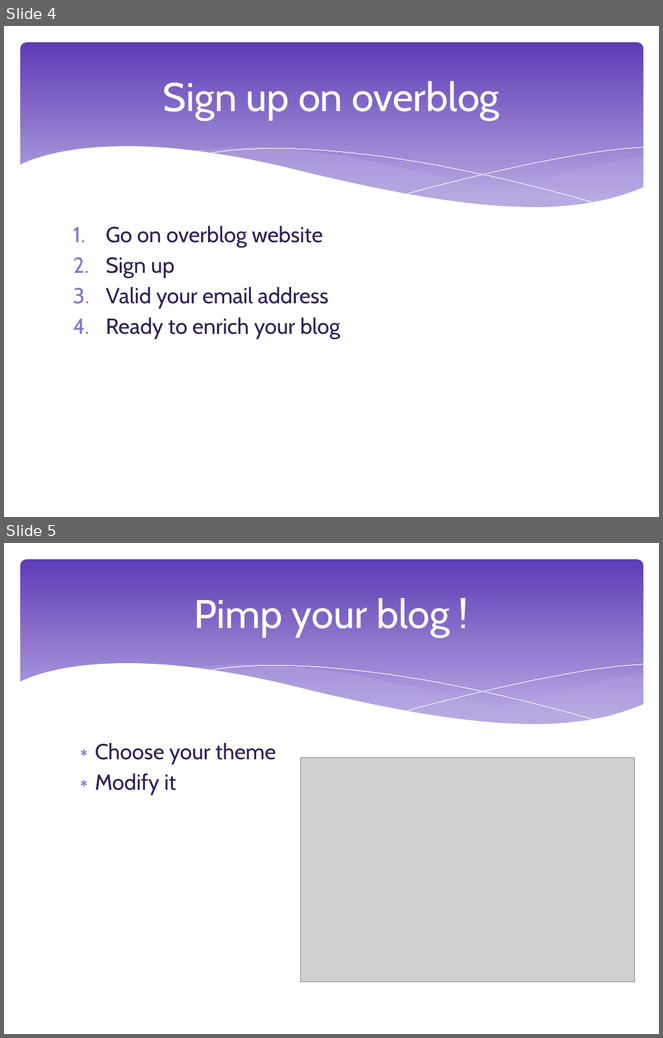
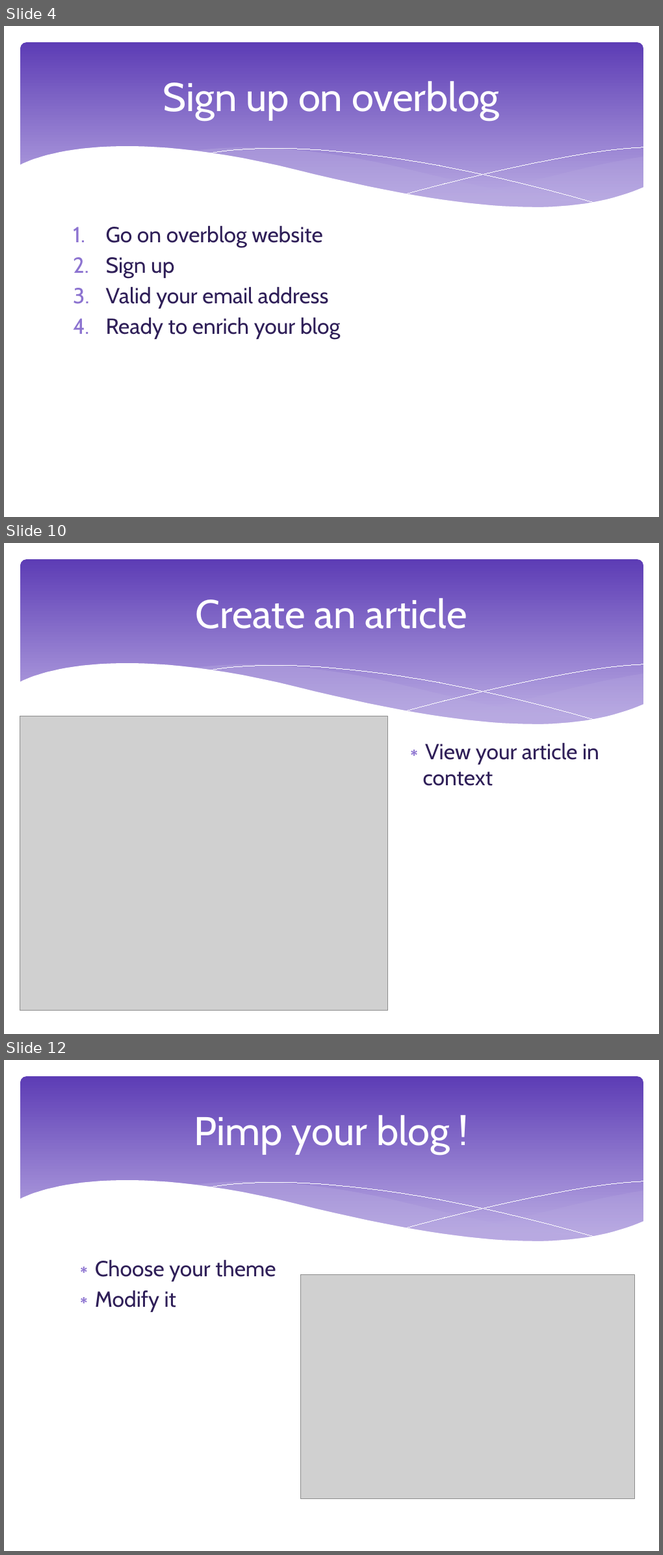
Before and after one commit to NoemieRullier/EnglishProjectBlog, a slide deck: Presentation.pptx. Shown one above the other, each under a label of ours: slides 4 and 5 before the commit, slides 4, 10 and 12 after it; the slides between them are not shown. The pictures are 663x1038 and 663x1555 pixels, drawn with LibreOffice and Linux fonts; fonts in the diff are those of the drawing; grey boxes stand for pictures. Boxes give left, top, right and bottom in pixels: in the first picture for what was removed or moved away, otherwise in the second. Text is boxed around its words. In the diff, an @@ line names an element or a change of style, - is before the commit and + after.

```diff
--- a/Presentation.pptx
+++ b/Presentation.pptx
@@ slide 10 added at [4,543,659,1034], background #FFFFFF; not listed: 6 template elements that a slide beside it also shows @@
@@ title added at [196,598,467,629], 44 pt, text #FFFFFF @@
+Create an article
@@ picture added at [20,716,388,1011] @@
@@ text added at [423,743,599,786], 24 pt, text #2F1F58 @@
+∗ View your article in context
@@ what was slide 5 is now slide 12 @@
```
Also in this commit, not shown: 6 other slides added, 1 other file.
